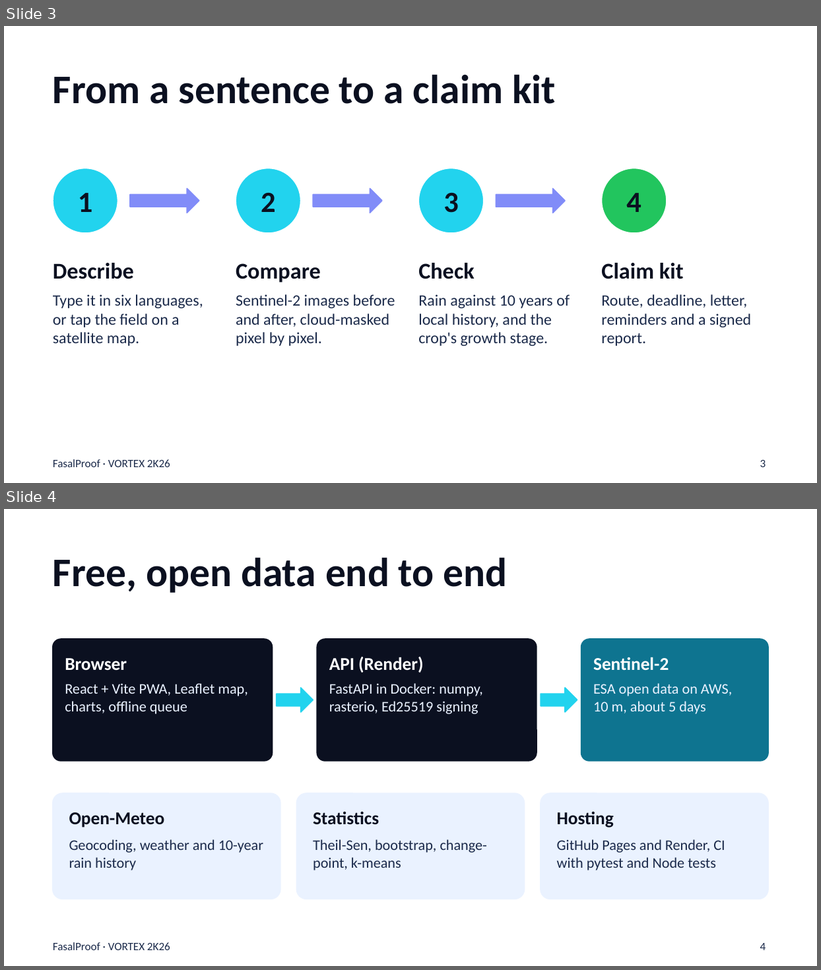
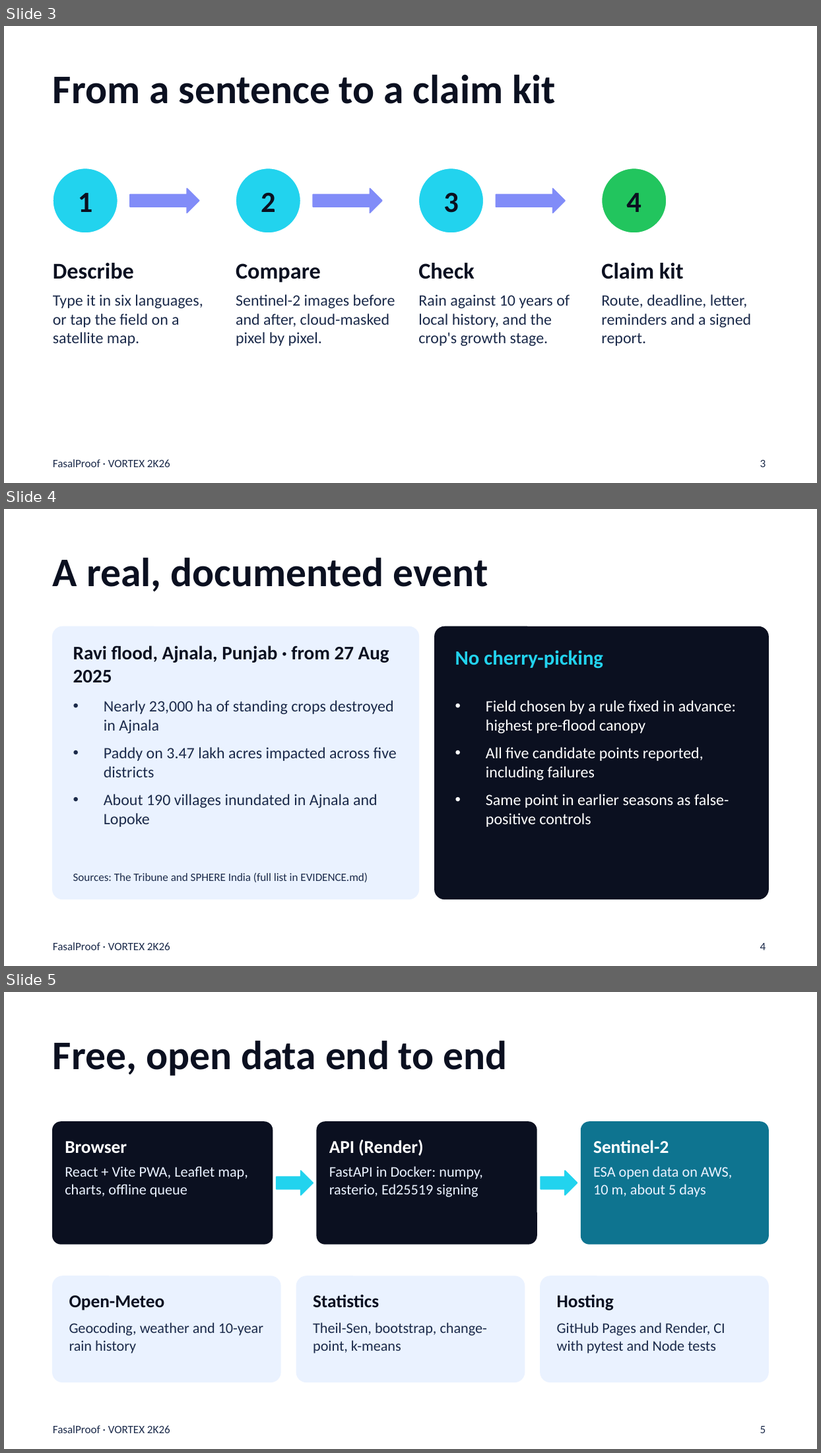
Before and after one commit to shahaadi2025-bit/fasalproof, a slide deck: submission/FasalProof_Pitch_Deck.pptx. Shown one above the other, each under a label of ours: slides 3 and 4 before the commit, slides 3, 4 and 5 after it. The pictures are 821x970 and 821x1453 pixels, drawn with LibreOffice and Linux fonts; fonts in the diff are those of the drawing. Boxes give left, top, right and bottom in pixels: in the first picture for what was removed or moved away, otherwise in the second. Text is boxed around its words. In the diff, an @@ line names an element or a change of style, - is before the commit and + after.

```diff
--- a/submission/FasalProof_Pitch_Deck.pptx
+++ b/submission/FasalProof_Pitch_Deck.pptx
@@ slide 4 added at [4, 509, 817, 966], background #FFFFFF; not listed: 1 template element that a slide beside it also shows @@
@@ title added at [53, 557, 488, 591], 36 pt, text #0B1020, bold @@
+A real, documented event
@@ rounded rectangle added at [53, 627, 418, 899], fill #EAF2FF, outline #EAF2FF 1 pt @@
@@ rounded rectangle added at [435, 627, 768, 899], fill #0B1020, outline #0B1020 1 pt @@
@@ text added at [73, 646, 389, 683], 17 pt, text #0B1020, bold @@
+Ravi flood, Ajnala, Punjab · from 27 Aug 2025
@@ text added at [455, 650, 603, 669], 18 pt, text #22D3EE, bold @@
+No cherry-picking
@@ text added at [104, 700, 397, 827], 14 pt, text #1B2A4A @@
+• Nearly 23,000 ha of standing crops destroyed in Ajnala
+• Paddy on 3.47 lakh acres impacted across five districts
+• About 190 villages inundated in Ajnala and Lopoke
@@ text added at [486, 700, 736, 827], 14 pt, text #FFFFFF @@
+• Field chosen by a rule fixed in advance: highest pre-flood canopy
+• All five candidate points reported, including failures
+• Same point in earlier seasons as false-positive controls
@@ text added at [73, 873, 368, 883], 10 pt, text #1B2A4A @@
+Sources: The Tribune and SPHERE India (full list in EVIDENCE.md)
@@ page number added at [760, 943, 766, 951], 10 pt, text #1B2A4A @@
+4
@@ what was slide 4 is now slide 5 @@
@@ page number at [760, 1426, 766, 1434]: text changed @@
-4
+5
```
Also in this commit, not shown: 22 other files.
